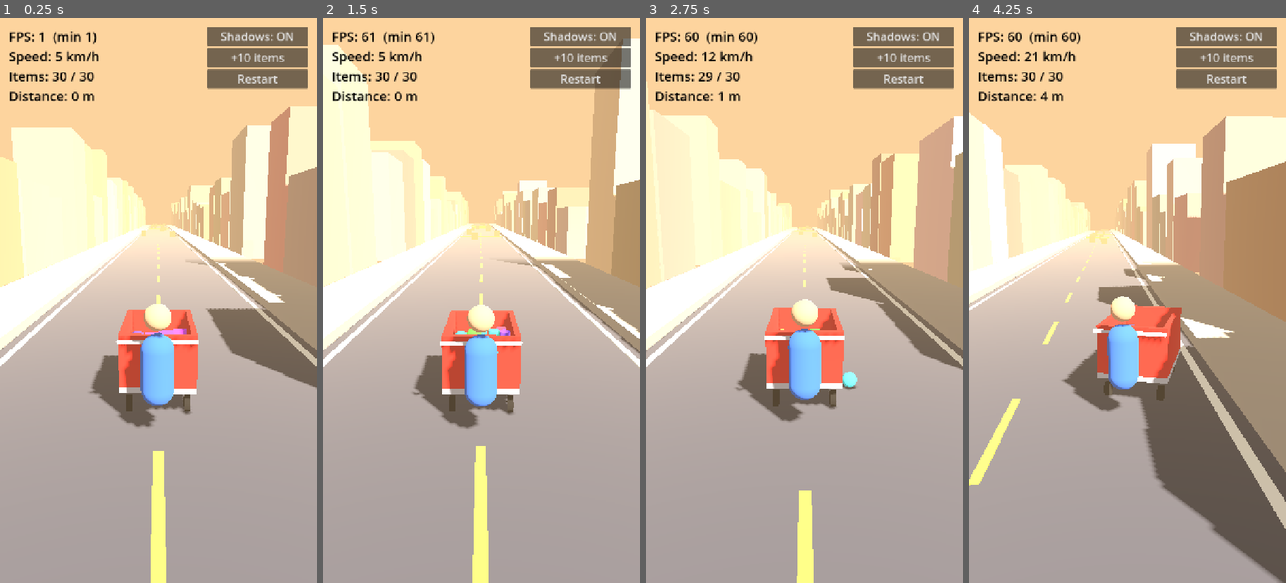
Above: before the commit, frames 1-4 (left to right).
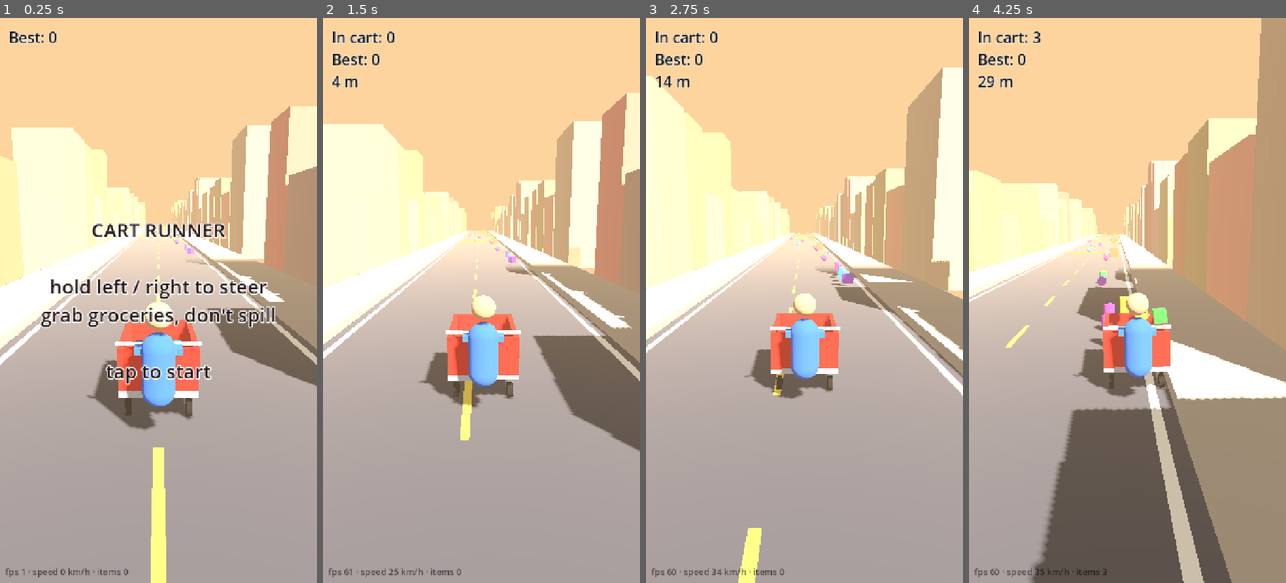
Above: after the commit, the same moments.

Repository: kevaldhol24/cart-runner
Game: Godot game, scene res://main.tscn
Same seed, same stepped clock (60 frames per second), same inputs: the game is played once before the commit and once after it.
Inputs (mouse positions are in pixels of both pictures, inside the frame that each line leads up to):
- Up to frame 1 (0.25 s): no input
- Up to frame 2 (1.5 s): click (579, 57) at 0.5 s, where only the run before the commit has a clickable "+10 items"; click (579, 80) at 1.25 s, where only the run before the commit has a clickable "Restart"
- Up to frame 3 (2.75 s): click (902, 80) at 2 s, where only the run before the commit has a clickable "Restart"
- Up to frame 4 (4.25 s): click (1225, 80) at 2.75 s, where only the run before the commit has a clickable "Restart"; move the mouse to (1197, 272) at 3.52 s; hold Right from 3.53 s (still down); click (1197, 272) at 3.67 s

The runs differ from the first frame. In frame 1, 11% of the frame differs, in the area x 0-100%, y 1-99%; in frame 2, 26%; in frame 3, 23%; in frame 4, 46%, in the area x 0-100%, y 0-100%.

Commit message:
Game loop v2: pickups, weight handling, spills, ragdoll crash, score
Co-Authored-By: Claude Opus 5.5 <noreply@anthropic.com>
Claude-Session: https://claude.ai/code/session_017LijxD5uz2aTEDTAi5FYUG

Diff:
--- a/main.gd
+++ b/main.gd
@@ -1,41 +1,53 @@
 extends Node3D
-# Cart Runner — performance stress test.
-# Endless downhill road, a cart full of physics groceries, fps HUD.
-# Drag left/right (or A/D / arrows) to steer. Hit crates or tip over = crash.
+# Cart Runner — game loop prototype (build 2).
+# Grab groceries on the road. The fuller the cart, the faster it goes and the
+# harder it steers. Bumps and hard swerves spill items. Score = what's still in
+# the cart when you crash.
 
 const ROAD_LEN := 30.0
 const ROAD_W := 8.0
 const NUM_CHUNKS := 8
 const SLOPE_DEG := 8.0
-const START_ITEMS := 30
+const WALL_H := 0.7
+const MAX_ITEMS := 80
+
+enum State { READY, RUNNING, CRASHED }
 
 var slope := deg_to_rad(SLOPE_DEG)
-var fwd := Vector3.ZERO      # downhill direction along the road surface
-var up_n := Vector3.ZERO     # road surface normal
-
-var chunks: Array = []       # [{node, s}]
+var fwd := Vector3.ZERO
+var up_n := Vector3.ZERO
+
+var chunks: Array = []
 var next_s := 0.0
+var pickups: Array[Node3D] = []
+var crates: Array[Node3D] = []
 
 var cart: RigidBody3D
+var boy_visual: Node3D
+var boy_body: RigidBody3D
 var cam: Camera3D
 var sun: DirectionalLight3D
 var items: Array[RigidBody3D] = []
 
 var hud: Label
 var msg: Label
-var shadow_btn: Button
-
+var debug_lbl: Label
+
+var state := State.READY
 var touching := false
 var touch_x := 0.0
-var crashed := false
 var crash_t := 0.0
 var prev_fwd_speed := 0.0
 var run_time := 0.0
 var frame := 0
 var autotest := false
 var mats := {}
-var fps_min := 999.0
-var fps_samples: Array[float] = []
+
+var cart_load := 0
+var collected := 0
+var best := 0
+var final_score := 0
+var crash_reason := ""
 
 # ---------- helpers ----------
 
@@ -70,12 +82,35 @@
 	cs.rotation = rot
 	parent.add_child(cs)
 
-func add_box(parent: Node3D, size: Vector3, pos: Vector3, c: Color, rot := Vector3.ZERO) -> void:
-	add_box_mesh(parent, size, pos, c, rot)
+func add_box(parent: Node3D, size: Vector3, pos: Vector3, c: Color, rot := Vector3.ZERO) -> MeshInstance3D:
+	var mi := add_box_mesh(parent, size, pos, c, rot)
 	add_box_shape(parent, size, pos, rot)
+	return mi
 
 func road_point(s: float, x := 0.0, h := 0.0) -> Vector3:
 	return fwd * s + Vector3(x, 0, 0) + up_n * h
+
+func grocery_mesh(kind: int) -> Mesh:
+	if kind == 0:
+		var b := BoxMesh.new()
+		b.size = Vector3(0.28, 0.28, 0.28)
+		return b
+	elif kind == 1:
+		var m := SphereMesh.new()
+		m.radius = 0.15
+		m.height = 0.3
+		m.radial_segments = 12
+		m.rings = 6
+		return m
+	var c := CylinderMesh.new()
+	c.top_radius = 0.11
+	c.bottom_radius = 0.11
+	c.height = 0.34
+	c.radial_segments = 10
+	return c
+
+func grocery_color() -> Color:
+	return Color.from_hsv(randf(), 0.75, 0.95)
 
 # ---------- setup ----------
 
@@ -84,6 +119,7 @@
 	randomize()
 	fwd = Vector3(0, -sin(slope), -cos(slope))
 	up_n = Vector3(0, cos(slope), -sin(slope))
+	load_best()
 
 	var env := WorldEnvironment.new()
 	var e := Environment.new()
@@ -110,37 +146,36 @@
 		var ch := StaticBody3D.new()
 		add_child(ch)
 		chunks.append({"node": ch, "s": 0.0})
-		place_chunk(chunks[i], next_s, i < 2)
+		place_chunk(chunks[i], next_s, i)
 		next_s += ROAD_LEN
 
 	make_cart()
-	for i in START_ITEMS:
-		spawn_item(i)
 
 	cam = Camera3D.new()
 	cam.fov = 70
 	add_child(cam)
-	cam.global_position = cart.global_position - fwd * 7 + Vector3(0, 3.5, 0)
+	cam.global_position = cart.global_position - fwd * 6.5 + Vector3(0, 3.2, 0)
 
 	make_hud()
-
-func place_chunk(entry: Dictionary, s: float, empty: bool) -> void:
+	if autotest:
+		start_run()
+	else:
+		cart.freeze = true
+		msg.text = "CART RUNNER\n\nhold left / right to steer\ngrab groceries, don't spill\n\ntap to start"
+
+func place_chunk(entry: Dictionary, s: float, index: int) -> void:
 	var ch: StaticBody3D = entry["node"]
 	entry["s"] = s
 	for c in ch.get_children():
 		c.queue_free()
 	ch.rotation = Vector3(-slope, 0, 0)
 	ch.position = road_point(s + ROAD_LEN * 0.5)
-	# road surface: top at local y = 0
 	add_box(ch, Vector3(ROAD_W, 1.0, ROAD_LEN + 0.4), Vector3(0, -0.5, 0), Color(0.33, 0.33, 0.36))
-	# edge lines + dashed centre
 	for sx in [-1, 1]:
 		add_box_mesh(ch, Vector3(0.18, 0.02, ROAD_LEN), Vector3(sx * (ROAD_W * 0.5 - 0.35), 0.01, 0), Color(0.95, 0.95, 0.9))
-		# curb wall: keeps the cart on the road, bounces it back
 		add_box_shape(ch, Vector3(0.3, 1.2, ROAD_LEN), Vector3(sx * (ROAD_W * 0.5 + 0.15), 0.6, 0))
 	for k in 5:
 		add_box_mesh(ch, Vector3(0.15, 0.02, 2.5), Vector3(0, 0.01, -ROAD_LEN * 0.5 + 3 + k * 6), Color(0.95, 0.85, 0.3))
-	# sidewalks + buildings (visual only)
 	for sx in [-1, 1]:
 		add_box_mesh(ch, Vector3(3.0, 0.3, ROAD_LEN), Vector3(sx * (ROAD_W * 0.5 + 1.5), 0.15, 0), Color(0.7, 0.66, 0.6))
 		var z := -ROAD_LEN * 0.5 + 4.0
@@ -150,16 +185,56 @@
 			var col := Color.from_hsv(randf_range(0.02, 0.12), randf_range(0.25, 0.5), randf_range(0.7, 0.95))
 			add_box_mesh(ch, Vector3(5, h, w - 0.5), Vector3(sx * (ROAD_W * 0.5 + 5.5), h * 0.5, z + w * 0.5), col)
 			z += w
-	if empty:
+
+	# difficulty grows with distance
+	var lvl := clampf(s / 600.0, 0.0, 1.0)
+	var lanes := [-2.4, 0.0, 2.4]
+
+	# pickups: a line of groceries in one lane (local z: +half is uphill/start)
+	if index >= 1:
+		var groups := 2
+		for g in groups:
+			var lane: float = lanes[randi() % 3] + randf_range(-0.5, 0.5)
+			var z0 := ROAD_LEN * 0.5 - 3.0 - g * 14.0
+			var count := randi_range(3, 6)
+			for k in count:
+				add_pickup(ch, Vector3(lane, 0.6, z0 - k * 1.6))
+	if index < 2:
 		return
-	# obstacles: crates (crash) and speed bumps (spill)
-	for k in randi_range(1, 3):
-		var cx := randf_range(-ROAD_W * 0.5 + 1.0, ROAD_W * 0.5 - 1.0)
+	# crates — sometimes guarding a pickup lane (risk/reward)
+	var n_crates := randi_range(1, 2 + int(lvl * 2))
+	for k in n_crates:
+		var cx: float = lanes[randi() % 3] + randf_range(-0.6, 0.6)
 		var cz := randf_range(-ROAD_LEN * 0.5 + 2, ROAD_LEN * 0.5 - 2)
-		add_box(ch, Vector3(1.0, 1.0, 1.0), Vector3(cx, 0.5, cz), Color(0.6, 0.42, 0.22))
-	if randf() < 0.7:
+		var cr := add_box(ch, Vector3(1.0, 1.0, 1.0), Vector3(cx, 0.5, cz), Color(0.6, 0.42, 0.22))
+		crates.append(cr)
+	if randf() < 0.5 + lvl * 0.3:
 		var bz := randf_range(-ROAD_LEN * 0.5 + 3, ROAD_LEN * 0.5 - 3)
-		add_box(ch, Vector3(ROAD_W - 1.0, 0.22, 0.9), Vector3(0, 0.11, bz), Color(0.95, 0.7, 0.1))
+		# rounded speed bump: a fat cylinder mostly sunk into the road, so wheels
+		# roll up it and get kicked into the air (spilling groceries)
+		var r := 0.45
+		var bump_y := -r + 0.14
+		var cyl_shape := CylinderShape3D.new()
+		cyl_shape.radius = r
+		cyl_shape.height = ROAD_W - 1.0
+		var bcs := CollisionShape3D.new()
+		bcs.shape = cyl_shape
+		bcs.position = Vector3(0, bump_y, bz)
+		bcs.rotation = Vector3(0, 0, PI * 0.5)
+		ch.add_child(bcs)
+		var cyl_mesh := CylinderMesh.new()
+		cyl_mesh.top_radius = r
+		cyl_mesh.bottom_radius = r
+		cyl_mesh.height = ROAD_W - 1.0
+		cyl_mesh.radial_segments = 16
+		add_mesh(ch, cyl_mesh, Vector3(0, bump_y, bz), Color(0.95, 0.7, 0.1), Vector3(0, 0, PI * 0.5))
+
+func add_pickup(parent: Node3D, pos: Vector3) -> void:
+	var kind := randi() % 3
+	var p := add_mesh(parent, grocery_mesh(kind), pos, grocery_color())
+	p.scale = Vector3.ONE * 1.6
+	p.set_meta("kind", kind)
+	pickups.append(p)
 
 func make_cart() -> void:
 	cart = RigidBody3D.new()
@@ -172,17 +247,13 @@
 	cart.center_of_mass_mode = RigidBody3D.CENTER_OF_MASS_MODE_CUSTOM
 	cart.center_of_mass = Vector3(0, 0.15, 0)
 	cart.continuous_cd = true
-	cart.contact_monitor = true
-	cart.max_contacts_reported = 4
 	add_child(cart)
 	cart.rotation = Vector3(-slope, 0, 0)
 	cart.global_position = road_point(6.0, 0, 0.02)
 
 	var metal := Color(0.75, 0.76, 0.8)
 	var red := Color(0.85, 0.15, 0.12)
-	# chassis collision (touches road) + floor
 	add_box_shape(cart, Vector3(1.3, 0.2, 1.9), Vector3(0, 0.4, 0))
-	# sphere wheels are the only ground contact: they roll over road seams
 	for wx in [-0.5, 0.5]:
 		for wz in [-0.75, 0.75]:
 			var wcs := CollisionShape3D.new()
@@ -192,15 +263,12 @@
 			wcs.position = Vector3(wx, 0.14, wz)
 			cart.add_child(wcs)
 	add_box_mesh(cart, Vector3(1.3, 0.1, 1.9), Vector3(0, 0.45, 0), metal)
-	# walls
 	var t := 0.1
-	var h := 0.9
-	var y := 0.5 + h * 0.5
-	add_box(cart, Vector3(1.3, h, t), Vector3(0, y, -0.95 + t * 0.5), red)
-	add_box(cart, Vector3(1.3, h, t), Vector3(0, y, 0.95 - t * 0.5), red)
-	add_box(cart, Vector3(t, h, 1.9), Vector3(-0.65 + t * 0.5, y, 0), red)
-	add_box(cart, Vector3(t, h, 1.9), Vector3(0.65 - t * 0.5, y, 0), red)
-	# wheels (visual)
+	var y := 0.5 + WALL_H * 0.5
+	add_box(cart, Vector3(1.3, WALL_H, t), Vector3(0, y, -0.95 + t * 0.5), red)
+	add_box(cart, Vector3(1.3, WALL_H, t), Vector3(0, y, 0.95 - t * 0.5), red)
+	add_box(cart, Vector3(t, WALL_H, 1.9), Vector3(-0.65 + t * 0.5, y, 0), red)
+	add_box(cart, Vector3(t, WALL_H, 1.9), Vector3(0.65 - t * 0.5, y, 0), red)
 	for wx in [-0.5, 0.5]:
 		for wz in [-0.75, 0.75]:
 			var cy := CylinderMesh.new()
@@ -208,18 +276,29 @@
 			cy.bottom_radius = 0.14
 			cy.height = 0.1
 			add_mesh(cart, cy, Vector3(wx, 0.14, wz), Color(0.1, 0.1, 0.1), Vector3(0, 0, PI * 0.5))
-	# handle + boy (visual only for now)
 	add_box_mesh(cart, Vector3(1.3, 0.06, 0.06), Vector3(0, 1.35, 1.15), metal)
+
+	# boy standing on the back rail (visual while riding)
+	boy_visual = Node3D.new()
+	boy_visual.position = Vector3(0, 0, 1.45)
+	cart.add_child(boy_visual)
+	build_boy(boy_visual)
+
+func build_boy(parent: Node3D) -> void:
 	var body := CapsuleMesh.new()
 	body.radius = 0.25
 	body.height = 1.1
-	add_mesh(cart, body, Vector3(0, 1.05, 1.55), Color(0.2, 0.45, 0.85))
+	add_mesh(parent, body, Vector3(0, 1.05, 0), Color(0.2, 0.45, 0.85))
 	var head := SphereMesh.new()
 	head.radius = 0.2
 	head.height = 0.4
-	add_mesh(cart, head, Vector3(0, 1.85, 1.55), Color(0.85, 0.65, 0.5))
-
-func spawn_item(i: int) -> void:
+	add_mesh(parent, head, Vector3(0, 1.85, 0), Color(0.85, 0.65, 0.5))
+	for sx in [-1, 1]:
+		add_box_mesh(parent, Vector3(0.1, 0.1, 0.45), Vector3(sx * 0.3, 1.3, -0.25), Color(0.2, 0.45, 0.85))
+
+func spawn_item(kind: int) -> void:
+	if items.size() >= MAX_ITEMS:
+		return
 	var it := RigidBody3D.new()
 	it.mass = 0.3
 	var pm := PhysicsMaterial.new()
@@ -227,39 +306,25 @@
 	pm.bounce = 0.15
 	it.physics_material_override = pm
 	it.continuous_cd = true
-	var col := Color.from_hsv(randf(), 0.75, 0.95)
-	var kind := i % 3
 	var cs := CollisionShape3D.new()
 	if kind == 0:
 		var s := BoxShape3D.new()
 		s.size = Vector3(0.28, 0.28, 0.28)
 		cs.shape = s
-		add_box_mesh(it, s.size, Vector3.ZERO, col)
 	elif kind == 1:
 		var s := SphereShape3D.new()
 		s.radius = 0.15
 		cs.shape = s
-		var m := SphereMesh.new()
-		m.radius = 0.15
-		m.height = 0.3
-		m.radial_segments = 12
-		m.rings = 6
-		add_mesh(it, m, Vector3.ZERO, col)
 	else:
 		var s := CylinderShape3D.new()
 		s.radius = 0.11
 		s.height = 0.34
 		cs.shape = s
-		var m := CylinderMesh.new()
-		m.top_radius = 0.11
-		m.bottom_radius = 0.11
-		m.height = 0.34
-		m.radial_segments = 10
-		add_mesh(it, m, Vector3.ZERO, col)
 	it.add_child(cs)
+	add_mesh(it, grocery_mesh(kind), Vector3.ZERO, grocery_color())
 	add_child(it)
-	var layer := items.size() / 15
-	var local := Vector3(randf_range(-0.4, 0.4), 0.75 + layer * 0.32, randf_range(-0.7, 0.7))
+	# drop in from just above the cart, matching its speed
+	var local := Vector3(randf_range(-0.4, 0.4), 1.5 + randf() * 0.3, randf_range(-0.6, 0.6))
 	it.global_position = cart.to_global(local)
 	it.linear_velocity = cart.linear_velocity
 	items.append(it)
@@ -269,58 +334,64 @@
 	add_child(layer)
 	hud = Label.new()
 	hud.position = Vector2(20, 20)
-	hud.add_theme_font_size_override("font_size", 30)
-	hud.add_theme_color_override("font_color", Color.BLACK)
+	hud.add_theme_font_size_override("font_size", 34)
+	hud.add_theme_color_override("font_color", Color(0.1, 0.1, 0.1))
+	hud.add_theme_color_override("font_outline_color", Color(1, 1, 1))
+	hud.add_theme_constant_override("outline_size", 6)
 	layer.add_child(hud)
 
+	debug_lbl = Label.new()
+	debug_lbl.set_anchors_preset(Control.PRESET_BOTTOM_LEFT)
+	debug_lbl.position = Vector2(12, -40)
+	debug_lbl.add_theme_font_size_override("font_size", 20)
+	debug_lbl.add_theme_color_override("font_color", Color(0, 0, 0, 0.6))
+	layer.add_child(debug_lbl)
+
 	msg = Label.new()
-	msg.set_anchors_preset(Control.PRESET_CENTER)
+	msg.set_anchors_preset(Control.PRESET_FULL_RECT)
 	msg.horizontal_alignment = HORIZONTAL_ALIGNMENT_CENTER
-	msg.add_theme_font_size_override("font_size", 56)
-	msg.add_theme_color_override("font_color", Color(0.7, 0.05, 0.05))
-	msg.position = Vector2(-300, -100)
-	msg.size = Vector2(600, 200)
+	msg.vertical_alignment = VERTICAL_ALIGNMENT_CENTER
+	msg.add_theme_font_size_override("font_size", 44)
+	msg.add_theme_color_override("font_color", Color(0.15, 0.1, 0.1))
+	msg.add_theme_color_override("font_outline_color", Color(1, 1, 1))
+	msg.add_theme_constant_override("outline_size", 10)
 	layer.add_child(msg)
 
-	var box := VBoxContainer.new()
-	box.set_anchors_preset(Control.PRESET_TOP_RIGHT)
-	box.position = Vector2(-250, 20)
-	box.size = Vector2(230, 0)
-	layer.add_child(box)
-	shadow_btn = Button.new()
-	shadow_btn.text = "Shadows: ON"
-	shadow_btn.add_theme_font_size_override("font_size", 26)
-	shadow_btn.pressed.connect(func():
-		sun.shadow_enabled = not sun.shadow_enabled
-		shadow_btn.text = "Shadows: " + ("ON" if sun.shadow_enabled else "OFF"))
-	box.add_child(shadow_btn)
-	var more := Button.new()
-	more.text = "+10 items"
-	more.add_theme_font_size_override("font_size", 26)
-	more.pressed.connect(func():
-		for k in 10:
-			spawn_item(items.size()))
-	box.add_child(more)
-	var reset := Button.new()
-	reset.text = "Restart"
-	reset.add_theme_font_size_override("font_size", 26)
-	reset.pressed.connect(func(): get_tree().reload_current_scene())
-	box.add_child(reset)
-
-# ---------- input ----------
+# ---------- save ----------
+
+func load_best() -> void:
+	var cf := ConfigFile.new()
+	if cf.load("user://save.cfg") == OK:
+		best = int(cf.get_value("score", "best", 0))
+
+func save_best() -> void:
+	var cf := ConfigFile.new()
+	cf.set_value("score", "best", best)
+	cf.save("user://save.cfg")
+
+# ---------- flow ----------
+
+func start_run() -> void:
+	state = State.RUNNING
+	cart.freeze = false
+	msg.text = ""
+	run_time = 0.0
 
 func _unhandled_input(ev: InputEvent) -> void:
 	if ev is InputEventScreenTouch:
 		touching = ev.pressed
 		touch_x = ev.position.x
-		if ev.pressed and crashed and crash_t > 1.0:
-			get_tree().reload_current_scene()
+		if ev.pressed:
+			if state == State.READY:
+				start_run()
+			elif state == State.CRASHED and crash_t > 1.2:
+				get_tree().reload_current_scene()
 	elif ev is InputEventScreenDrag:
 		touch_x = ev.position.x
 
 func get_steer() -> float:
 	if autotest:
-		return sin(run_time * 1.1) * 0.35
+		return bot_steer()
 	var s := 0.0
 	if touching:
 		var w := get_viewport().get_visible_rect().size.x
@@ -331,6 +402,28 @@
 		s = 1.0
 	return s
 
+# simple bot for headless testing: chase the nearest pickup ahead, dodge crates
+func bot_steer() -> float:
+	var cs := cart_s()
+	var cx := cart.global_position.x
+	var target_x := 0.0
+	var best_d := 1e9
+	for p in pickups:
+		if not is_instance_valid(p):
+			continue
+		var d := p.global_position.dot(fwd) - cs
+		if d > 2.0 and d < 25.0 and d < best_d:
+			best_d = d
+			target_x = p.global_position.x
+	for c in crates:
+		if not is_instance_valid(c):
+			continue
+		var d := c.global_position.dot(fwd) - cs
+		if d > 0.0 and d < 14.0 and abs(c.global_position.x - target_x) < 1.3:
+			target_x = c.global_position.x + (2.0 if target_x >= c.global_position.x else -2.0)
+	target_x = clampf(target_x, -3.2, 3.2)
+	return clampf((target_x - cx) * 0.6, -1.0, 1.0)
+
 # ---------- loop ----------
 
 func cart_s() -> float:
@@ -340,78 +433,157 @@
 	var n := 0
 	for it in items:
 		var l := cart.to_local(it.global_position)
-		if abs(l.x) < 0.65 and abs(l.z) < 0.95 and l.y > 0.4 and l.y < 2.2:
+		if abs(l.x) < 0.7 and abs(l.z) < 1.0 and l.y > 0.4 and l.y < 2.6:
 			n += 1
 	return n
 
 func _physics_process(delta: float) -> void:
-	if crashed:
+	if state == State.CRASHED:
 		crash_t += delta
 		return
+	if state != State.RUNNING:
+		return
 	run_time += delta
+	cart_load = items_in_cart()
+
 	var v := cart.linear_velocity
 	var fwd_speed := v.dot(fwd)
-	var target: float = minf(10.0 + run_time * 0.35, 24.0)
+	# heavier cart = faster downhill, lazier steering
+	var target: float = minf(10.0 + run_time * 0.3, 22.0) + cart_load * 0.12
 	if fwd_speed < target:
 		cart.apply_central_force(fwd * cart.mass * (target - fwd_speed) * 1.2)
-	var desired_x := get_steer() * 7.0
-	cart.apply_central_force(Vector3(1, 0, 0) * cart.mass * (desired_x - v.x) * 5.0)
-
-	# crash checks
+	var grip := 5.0 / (1.0 + cart_load * 0.035)
+	var max_lat := 7.0 - cart_load * 0.03
+	var desired_x := get_steer() * max_lat
+	cart.apply_central_force(Vector3(1, 0, 0) * cart.mass * (desired_x - v.x) * grip)
+
+	# collect pickups the cart drives through
+	var cpos := cart.global_position + up_n * 0.6
+	for i in range(pickups.size() - 1, -1, -1):
+		var p := pickups[i]
+		if not is_instance_valid(p):
+			pickups.remove_at(i)
+			continue
+		if p.global_position.distance_to(cpos) < 1.25:
+			spawn_item(int(p.get_meta("kind")))
+			collected += 1
+			p.queue_free()
+			pickups.remove_at(i)
+
 	var tipped := cart.global_transform.basis.y.dot(up_n) < 0.45
 	var height := (cart.global_position - road_point(cart_s())).dot(up_n)
-	var off_road := height < -1.5
 	var slammed := prev_fwd_speed - fwd_speed > 5.0
-	if tipped or off_road or slammed:
-		if autotest:
-			print("CRASH reason tipped=", tipped, " off_road=", off_road, " slammed=", slammed, " dv=", prev_fwd_speed - fwd_speed, " t=", run_time)
+	if tipped or height < -1.5 or slammed:
+		crash_reason = "tipped" if tipped else ("slammed" if slammed else "fell")
 		crash()
 	prev_fwd_speed = fwd_speed
 
-	# recycle road chunks behind the cart
 	var cs := cart_s()
 	for entry in chunks:
 		if entry["s"] + ROAD_LEN < cs - ROAD_LEN:
-			place_chunk(entry, next_s, false)
+			place_chunk(entry, next_s, 99)
 			next_s += ROAD_LEN
 
-	# drop items left far behind
 	for i in range(items.size() - 1, -1, -1):
 		var it := items[i]
-		if it.global_position.dot(fwd) < cs - 25.0 or it.global_position.y < cart.global_position.y - 30.0:
+		if it.global_position.dot(fwd) < cs - 25.0:
 			it.queue_free()
 			items.remove_at(i)
 
+	for i in range(crates.size() - 1, -1, -1):
+		if not is_instance_valid(crates[i]):
+			crates.remove_at(i)
+
 func crash() -> void:
-	crashed = true
+	state = State.CRASHED
 	crash_t = 0.0
-	msg.text = "CRASH!\ntap to restart"
-	# fling stuff for drama
+	final_score = items_in_cart()
+	var new_best := final_score > best
+	if new_best:
+		best = final_score
+		save_best()
+	# launch the boy as a floppy two-part ragdoll
+	var vel := cart.linear_velocity
+	var xf := boy_visual.global_transform
+	boy_visual.visible = false
+	boy_body = RigidBody3D.new()
+	boy_body.mass = 3.0
+	var cs := CollisionShape3D.new()
+	var cap := CapsuleShape3D.new()
+	cap.radius = 0.25
+	cap.height = 1.1
+	cs.shape = cap
+	cs.position = Vector3(0, 1.05, 0)
+	boy_body.add_child(cs)
+	var body := CapsuleMesh.new()
+	body.radius = 0.25
+	body.height = 1.1
+	add_mesh(boy_body, body, Vector3(0, 1.05, 0), Color(0.2, 0.45, 0.85))
+	add_child(boy_body)
+	boy_body.global_transform = xf
+	boy_body.linear_velocity = vel + up_n * 4.0 + fwd * 2.0
+	boy_body.angular_velocity = Vector3(randf_range(6, 10), randf_range(-3, 3), randf_range(-4, 4))
+
+	var head_body := RigidBody3D.new()
+	head_body.mass = 0.8
+	var hs := CollisionShape3D.new()
+	var sph := SphereShape3D.new()
+	sph.radius = 0.2
+	hs.shape = sph
+	head_body.add_child(hs)
+	var head := SphereMesh.new()
+	head.radius = 0.2
+	head.height = 0.4
+	add_mesh(head_body, head, Vector3.ZERO, Color(0.85, 0.65, 0.5))
+	add_child(head_body)
+	head_body.global_position = xf * Vector3(0, 1.85, 0)
+	head_body.linear_velocity = boy_body.linear_velocity
+	var joint := PinJoint3D.new()
+	add_child(joint)
+	joint.global_position = xf * Vector3(0, 1.62, 0)
+	joint.node_a = joint.get_path_to(boy_body)
+	joint.node_b = joint.get_path_to(head_body)
+
+	# groceries keep their momentum and fly out
 	for it in items:
-		it.apply_central_impulse(Vector3(randf_range(-1, 1), randf_range(1, 2.5), randf_range(-1, 1)) * 0.6)
+		it.apply_central_impulse((up_n * randf_range(0.5, 1.2) + Vector3(randf_range(-0.5, 0.5), 0, 0)) * 0.5)
+
+	msg.text = "CRASH!\n\nScore: %d\n%s\nBest: %d\n\ntap to restart" % [
+		final_score, ("NEW BEST!" if new_best else ""), best]
 
 func _process(delta: float) -> void:
 	frame += 1
-	var target_pos := cart.global_position - fwd * 6.5 + Vector3(0, 3.2, 0)
+	var focus := cart.global_position
+	if state == State.CRASHED and is_instance_valid(boy_body):
+		focus = focus.lerp(boy_body.global_position, 0.5)
+	var target_pos := focus - fwd * 6.5 + Vector3(0, 3.2, 0)
 	cam.global_position = cam.global_position.lerp(target_pos, clamp(delta * 6.0, 0.0, 1.0))
-	cam.look_at(cart.global_position + fwd * 6.0 + Vector3(0, 0.6, 0), Vector3.UP)
-
-	var fps := Engine.get_frames_per_second()
-	if frame > 60:
-		fps_samples.append(fps)
-		fps_min = min(fps_min, fps)
-	var dist := cart_s() - 6.0
-	hud.text = "FPS: %d  (min %d)\nSpeed: %d km/h\nItems: %d / %d\nDistance: %d m" % [
-		fps, int(fps_min if fps_min < 999 else fps), int(max(cart.linear_velocity.dot(fwd), 0) * 3.6),
-		items_in_cart(), items.size(), int(dist)]
+	cam.look_at(focus + fwd * 6.0 + Vector3(0, 0.6, 0), Vector3.UP)
+
+	for p in pickups:
+		if is_instance_valid(p):
+			p.rotate_y(delta * 2.5)
+
+	var dist := int(maxf(cart_s() - 6.0, 0.0))
+	if state != State.READY:
+		var shown := final_score if state == State.CRASHED else cart_load
+		hud.text = "In cart: %d\nBest: %d\n%d m" % [shown, best, dist]
+	else:
+		hud.text = "Best: %d" % best
+	debug_lbl.text = "fps %d · speed %d km/h · items %d" % [
+		Engine.get_frames_per_second(), int(maxf(cart.linear_velocity.dot(fwd), 0) * 3.6), items.size()]
 
 	if autotest:
-		if frame in [20, 60, 120, 240]:
-			print("t=", frame, " items_in_cart=", items_in_cart(), " cart_h=", (cart.global_position - road_point(cart_s())).dot(up_n), " crashed=", crashed)
-		if frame in [90, 300, 600]:
+		if frame % 100 == 0:
+			print("f=", frame, " state=", state, " load=", cart_load, " collected=", collected, " dist=", dist,
+				" speed=", int(cart.linear_velocity.dot(fwd) * 3.6), " reason=", crash_reason)
+		if frame in [150, 400, 700]:
 			var p := "user://shot_%d.png" % frame
 			get_viewport().get_texture().get_image().save_png(p)
-			print("SHOT ", ProjectSettings.globalize_path(p), " | ", hud.text.replace("\n", " | "), " crashed=", crashed)
-		if frame >= 620:
-			print("DONE crashed=", crashed, " dist=", int(dist), " items_in_cart=", items_in_cart())
+		if state == State.CRASHED and crash_t > 0.6 and not has_meta("crash_shot"):
+			set_meta("crash_shot", true)
+			get_viewport().get_texture().get_image().save_png("user://shot_crash.png")
+			print("CRASH at dist=", dist, " score=", final_score, " collected=", collected, " reason=", crash_reason)
+		if frame >= 900 or (state == State.CRASHED and crash_t > 1.0):
+			print("DONE")
 			get_tree().quit()
Not shown, changed: export_presets.cfg
